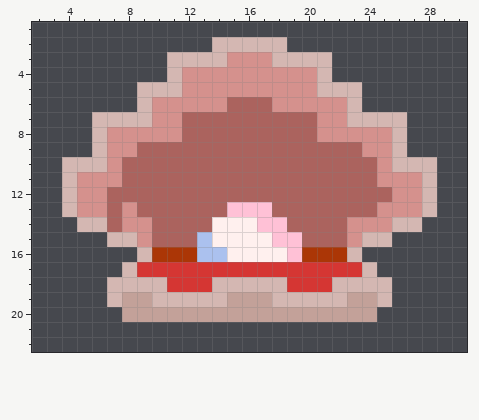
Two states of a pixel-art sprite, packages/nouns-img-permutator/assets/layer-3/head-oyster.png. Above is the file before it was changed.
The file is 32x32 pixels. Shown: x 2..30, y 1..22.
After:
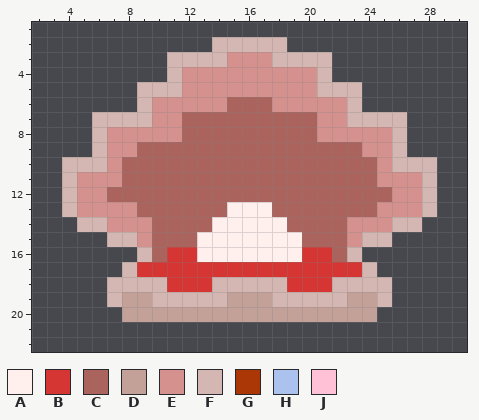
Palette (. is transparent): A #fff0ee  B #d53633  C #ab635e  D #c3a199  E #d5918d  F #d4b7b2  G #ab3606  H #abc1ee  J #ffc1d6
What changed:
y 13: x 7 C -> E; x 15..17 JJJ -> AAA
y 14: x 7 C -> E; x 17..18 JJ -> AA
y 15: x 13 H -> A; x 18..19 JJ -> AA
y 16: x 10..14 GGGHH -> CBBAA; x 19..22 JGGG -> ABBC
Pixel boxes of the changes (left, top, right, bottom) in both pictures:
changed: (107, 202, 347, 262)
